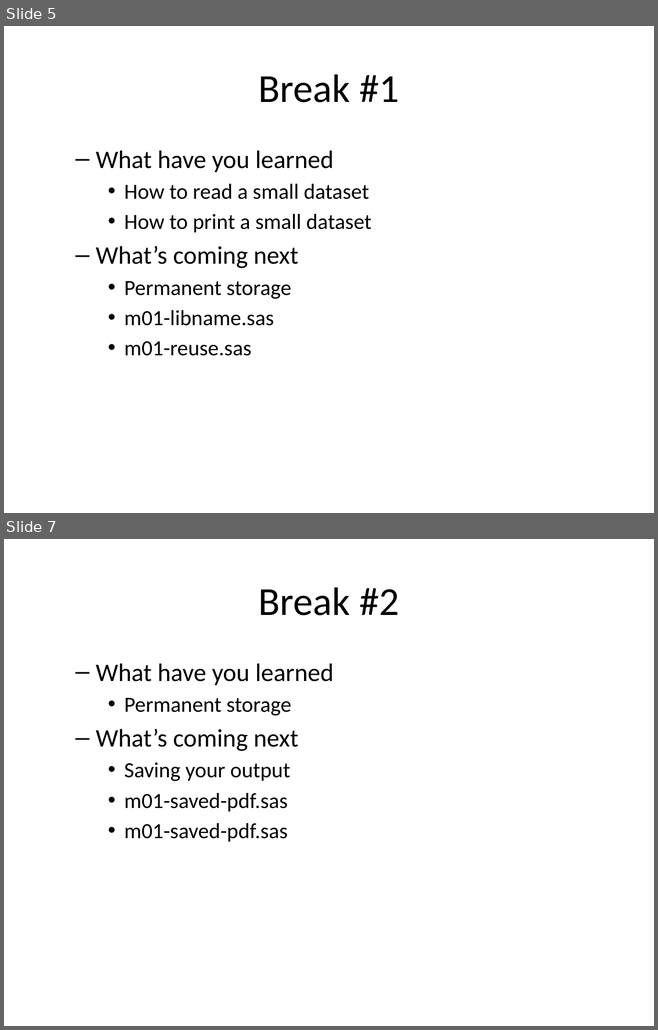
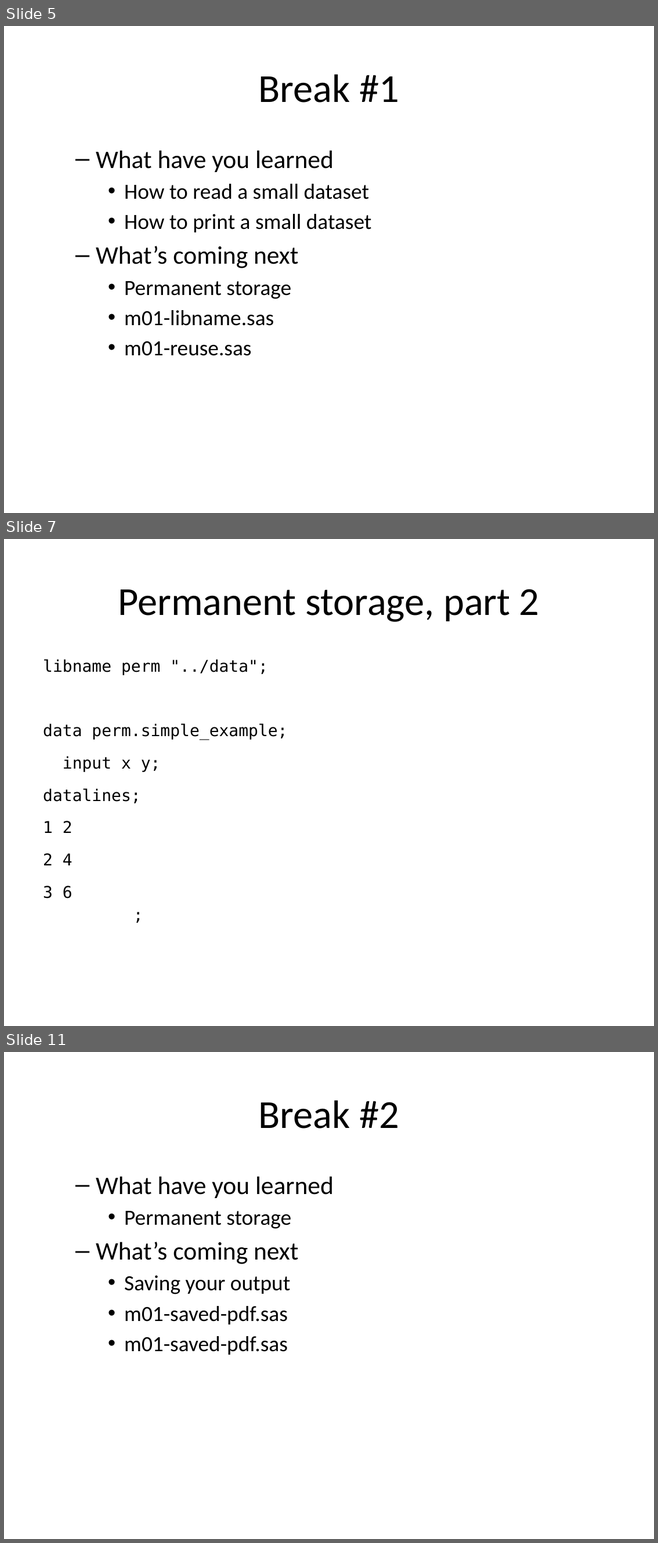
Before and after one commit to pmean/introduction-to-SAS, a slide deck: results/m01-basic-program.pptx. Shown one above the other, each under a label of ours: slides 5 and 7 before the commit, slides 5, 7 and 11 after it; the slides between them are not shown. The pictures are 658x1030 and 658x1543 pixels, drawn with LibreOffice and Linux fonts; fonts in the diff are those of the drawing. Boxes give left, top, right and bottom in pixels: in the first picture for what was removed or moved away, otherwise in the second. Text is boxed around its words. In the diff, an @@ line names an element or a change of style, - is before the commit and + after.

```diff
--- a/results/m01-basic-program.pptx
+++ b/results/m01-basic-program.pptx
@@ slide 7 added at (x1=4, y1=539, x2=654, y2=1026), background #FFFFFF @@
@@ title added at (x1=118, y1=589, x2=539, y2=622), 44 pt, text #000000 @@
+Permanent storage, part 2
@@ text added at (x1=43, y1=659, x2=287, y2=899), 18 pt, text #000000 @@
+libname perm "../data";
+data perm.simple_example;
+input x y;
+datalines;
+1 2
+2 4
+3 6
+;
@@ what was slide 7 is now slide 11 @@
```
Also in this commit, not shown: 2 slides changed, 3 other slides added, 7 other files.
